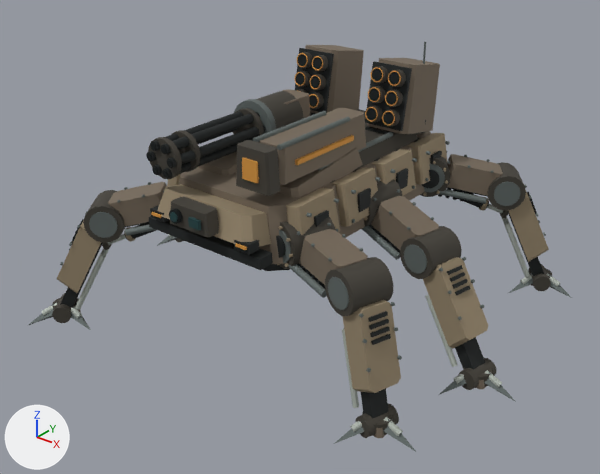
One commit to the glTF model assets/ridgeback-mech/derived/meshopt/mx06_d0_lod0.meshopt.glb: the scene before it, then after it.
Before and after are seen from a camera (50 mm lens) standing at (6.67, -8.63, 6.35) and looking at (0.12, -0.45, 1.28). The lights are fixed; the arrows at lower left show +X, +Y and +Z. The older version comes first. Where no turn or scale is listed for an object, it has been applied to the vertices. Vertices at exactly the same position are counted once.

Objects in the first picture: 'HULL_ARMOR', 'LASER_CANNON', 'MINIGUN_BARRELS', 'MISSILE_POD_L', 'MISSILE_POD_R', 'SHIN_ARMOR_FL', 'SHIN_ARMOR_FR', 'SHIN_ARMOR_MR', 'SHIN_ARMOR_RR', 'UPPER_ARM_FR', 'UPPER_ARM_MR', 'UPPER_ARM_RR' and 13 more.
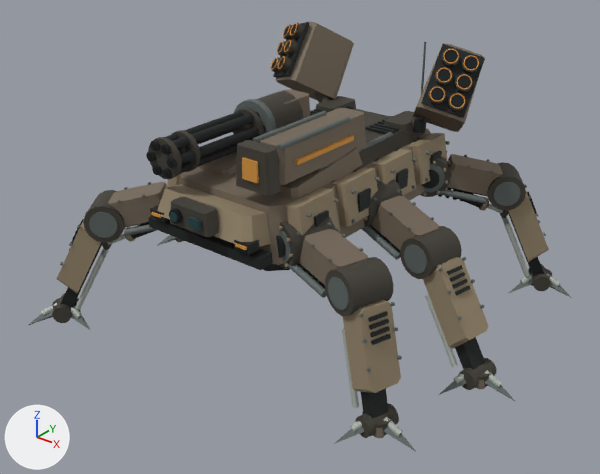
ob_missile_elevation is not drawn itself; it is the parent of ob_socket_missile_l_1, ob_socket_missile_l_2, ob_socket_missile_l_3, ob_socket_missile_l_4, ob_socket_missile_l_5, ob_socket_missile_l_6, ob_missile_pod_l, ob_socket_missile_r_1.

Where the change shows, as pixel boxes [x1, y1, x2, y2] in the pictures (600 x 474 px; the box of a moved part takes in the faces that stretch with it):
```json
{"object": "MISSILE_POD_R", "change": "moved, turned, reshaped", "before": [365, 58, 440, 134], "after": [413, 43, 485, 132]}
{"object": "MISSILE_POD_L", "change": "moved, turned", "before": [295, 45, 364, 114], "after": [271, 21, 354, 100]}
{"part": 1, "of": "me_mesh_0", "change": "added", "after": [314, 93, 329, 103], "on screen": "mostly hidden"}
{"part": 2, "of": "me_mesh_0", "change": "added", "after": [411, 116, 431, 131], "on screen": "mostly hidden"}
{"part": 3, "of": "me_mesh_10", "change": "moved or reshaped", "before": [295, 45, 364, 114], "after": [271, 21, 485, 132]}
```

Edits to the scene script, one JSON object a line:
```json
{"block": "me_mesh_0", "where": "# used by ob_hull_armor; location = (0.0, 0.0, 1.9)"}
{"op": "remove", "block": "me_mesh_0", "code": "me_mesh_0.from_pydata(...)  # 1284 vertices, 2180 faces; spans x -1.22..1.22, y -2.31..1.92, z -0.45..1.9"}
{"op": "add", "block": "me_mesh_0", "code": "me_mesh_0.from_pydata(...)  # 1420 vertices, 2436 faces; spans x -1.24..1.24, y -2.31..1.92, z -0.59..1.9"}
{"block": "me_mesh_0", "change": "me_mesh_0 part 1: the loose piece of 34 vertices spanning x -0.69..-0.61, y 1.36..1.58, z -0.22..-0.02 is copied, and the copy is multiplied about its middle by the matrix ((1.358, 1.736, 1.519), (0.173, -1.699, 1.016), (1.301, -1.585, -1.72)), then moved by (-0.3, -0.1, 0.97); it spans x -1.24..-0.66, y 1.22..1.53, z 0.56..1.14"}
{"block": "me_mesh_0", "change": "me_mesh_0 part 2: the loose piece of 34 vertices spanning x 0.81..0.99, y 1.21..1.39, z 0.63..0.81 is copied, and the copy is multiplied about its middle by the matrix ((0.679, -0.087, 2.556), (-0.087, 0.916, 0.833), (-0.651, -0.212, 2.556)), then moved by (0.05, 0.07, 0.13); it spans x 0.66..1.24, y 1.22..1.53, z 0.56..1.14"}
{"block": "me_mesh_0", "change": "other edits to the shape of me_mesh_0 do not show in these pictures"}
{"block": "me_mesh_10", "where": "# used by ob_missile_pod_l; parent = ob_missile_elevation; location = (0.0, 0.0, 0.0)"}
{"op": "remove", "block": "me_mesh_10", "code": "me_mesh_10.from_pydata(...)  # 816 vertices, 1576 faces; spans x -0.995..-0.305, y -0.588..0.425, z -0.27..0.67"}
{"op": "add", "block": "me_mesh_10", "code": "me_mesh_10.from_pydata(...)  # 816 vertices, 1576 faces; spans x -0.345..0.345, y -0.588..0.425, z -0.27..0.67"}
{"block": "me_mesh_10", "change": "me_mesh_10 part 3: the whole mesh is moved by (0.65, 0.0, 0.0)"}
{"op": "set", "path": "ob_missile_elevation.location", "old": "(0.0, 1.22, 0.93)", "new": "(0.0, 1.45, 1.08)"}
{"op": "set", "path": "ob_missile_elevation.rotation_euler", "old": "(-0.18, 0.0, 0.0)", "new": "(-0.58, 0.0, 0.0)", "note": "degrees (-10, 0, 0) -> degrees (-33, 0, 0)"}
{"op": "set", "path": "ob_missile_pod_l.parent", "old": "ob_missile_elevation", "new": "ob_missile_outboard_l"}
{"op": "set", "path": "ob_missile_pod_r", "old": "bpy.data.objects.new('MISSILE_POD_R', me_mesh_11)", "new": "bpy.data.objects.new('MISSILE_POD_R', me_mesh_10)"}
{"op": "set", "path": "ob_missile_pod_r.parent", "old": "ob_missile_elevation", "new": "ob_missile_outboard_r"}
{"op": "add", "block": "ob_missile_outboard_r", "code": ["ob_missile_outboard_r = bpy.data.objects.new('MISSILE_OUTBOARD_R', None)", "ob_missile_outboard_r.parent = ob_missile_elevation", "ob_missile_outboard_r.location = (1.18, 0.0, 0.0)", "ob_missile_outboard_r.rotation_euler = (0.0, 0.0, 0.524)  # degrees (0, 0, 30)"]}
{"op": "add", "block": "ob_missile_outboard_l", "code": ["ob_missile_outboard_l = bpy.data.objects.new('MISSILE_OUTBOARD_L', None)", "ob_missile_outboard_l.parent = ob_missile_elevation", "ob_missile_outboard_l.location = (-1.18, 0.0, 0.0)", "ob_missile_outboard_l.rotation_euler = (0.0, 0.0, -0.524)  # degrees (0, 0, -30)"]}
```
